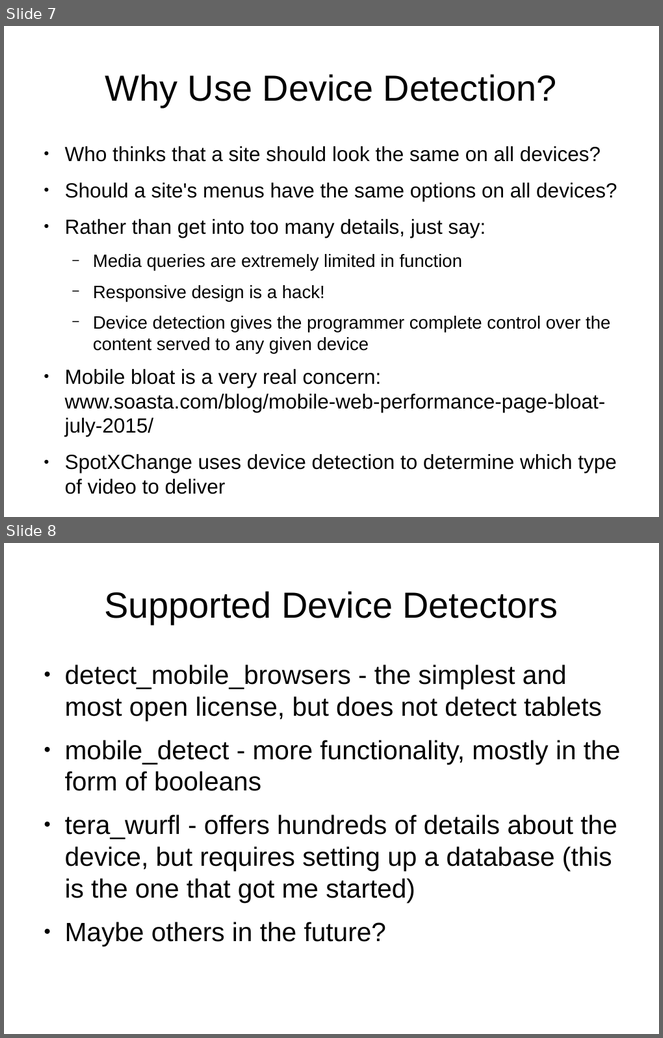
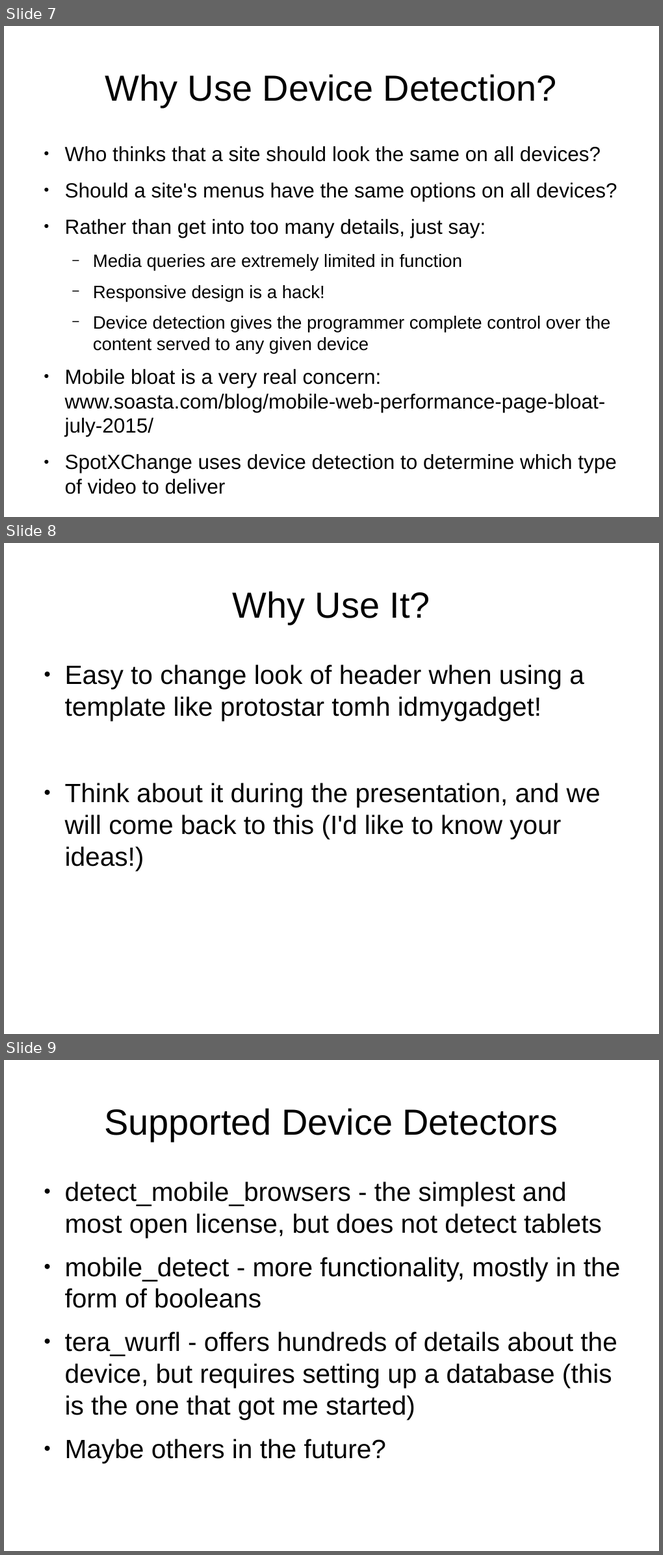
Before and after one commit to tomwhartung/jmws_accoutrements, a slide deck: presentations/2015_09-Joomla/Device_Detection-In_Protostar_and_Beez3.odp. Shown one above the other, each under a label of ours: slides 7 and 8 before the commit, slides 7, 8 and 9 after it. The pictures are 663x1038 and 663x1555 pixels, drawn with LibreOffice and Linux fonts; fonts in the diff are those of the drawing. Boxes give left, top, right and bottom in pixels: in the first picture for what was removed or moved away, otherwise in the second. Text is boxed around its words. In the diff, an @@ line names an element or a change of style, - is before the commit and + after.

Commit message:
As ideas come to me, I add them to the presentation.

```diff
--- a/presentations/2015_09-Joomla/Device_Detection-In_Protostar_and_Beez3.odp
+++ b/presentations/2015_09-Joomla/Device_Detection-In_Protostar_and_Beez3.odp
@@ slide 8 added at (4,543,659,1034), background #FFFFFF @@
@@ title added at (233,591,430,624), 44 pt, text #000000 @@
+Why Use It?
@@ text added at (65,665,601,871), 32 pt, text #000000 @@
+● Easy to change look of header when using a template like protostar tomh idmygadget!
+● Think about it during the presentation, and we will come back to this (I'd like to know your ideas!)
@@ what was slide 8 is now slide 9 @@
```
Also in this commit, not shown: 2 slides changed, 4 other slides added.
